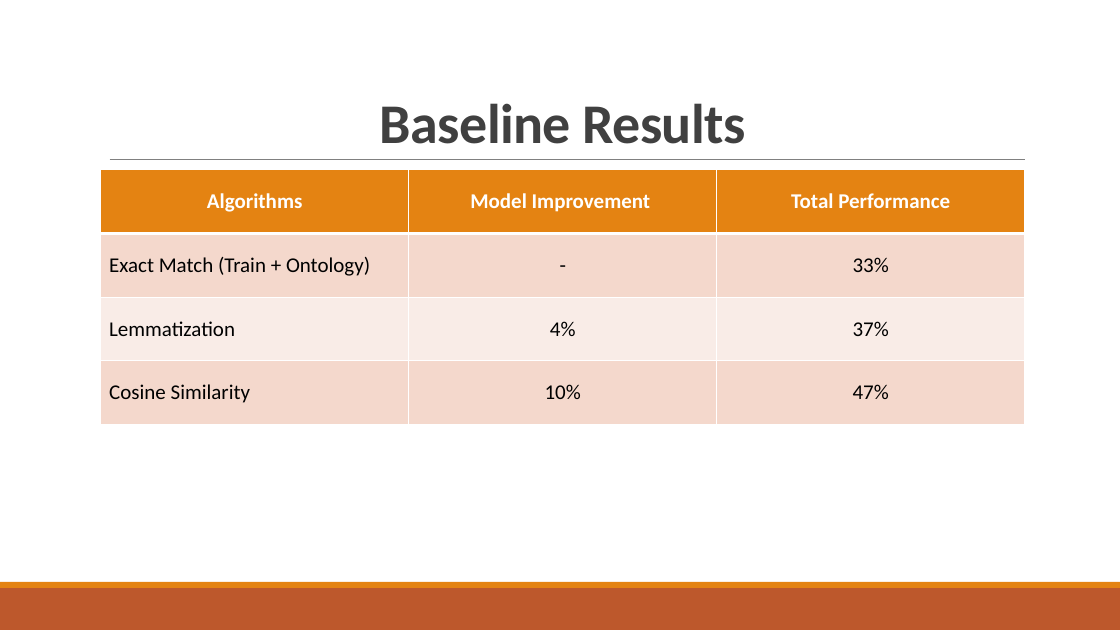
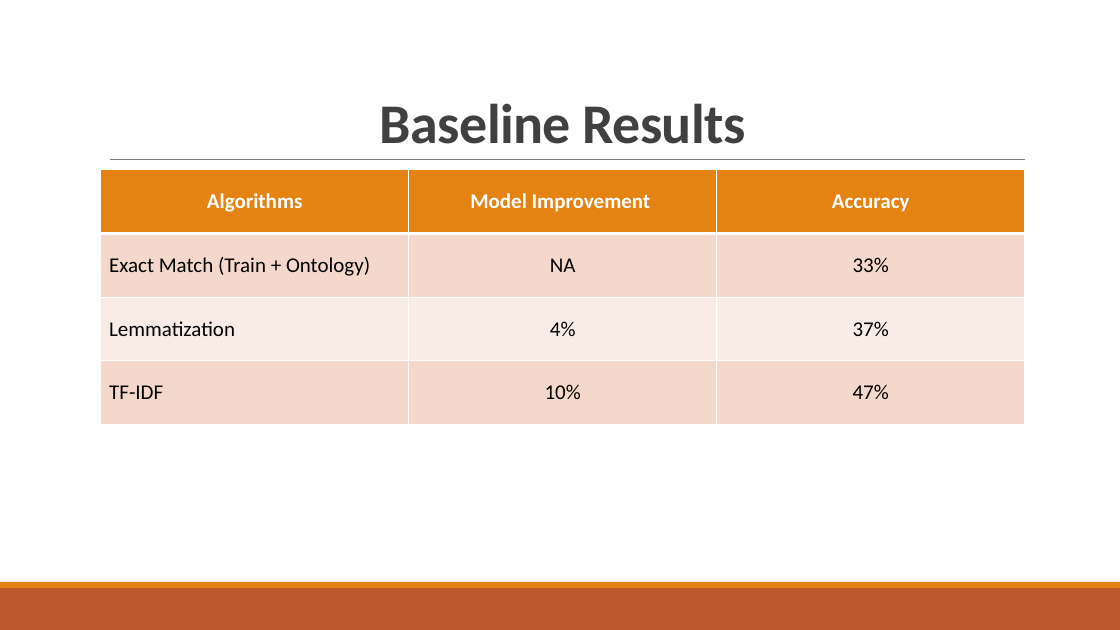
Before and after one commit to abdullahyldz/Cmpe493TermProject, a slide deck: slide 5 of Presentation/Final Presentation/Final Presentation.pptx. Drawn at 1120x630 pixels with LibreOffice and Linux fonts; fonts in the diff are those of the drawing. Boxes give left, top, right and bottom in pixels: in the first picture for what was removed or moved away, otherwise in the second. Text is boxed around its words. In the diff, an @@ line names an element or a change of style, - is before the commit and + after.

```diff
--- a/Presentation/Final Presentation/Final Presentation.pptx
+++ b/Presentation/Final Presentation/Final Presentation.pptx
@@ table at box(101, 170, 1026, 424) @@
-row 1, column 3: Total Performance
+row 1, column 3: Accuracy
-row 2, column 2: -
+row 2, column 2: NA
-row 4, column 1: Cosine Similarity
+row 4, column 1: TF-IDF
```
Also in this commit, not shown: 19 other slides changed, 1 slide added, 1 slide removed.
